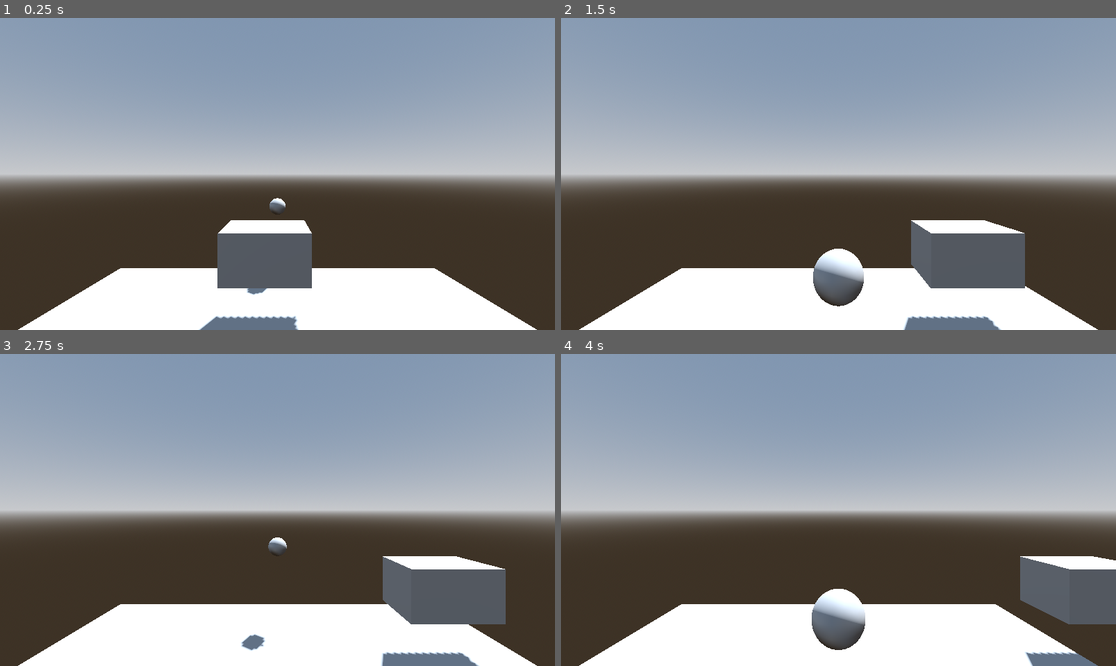
Above: before the commit, frames 1-4 (two rows, left to right).
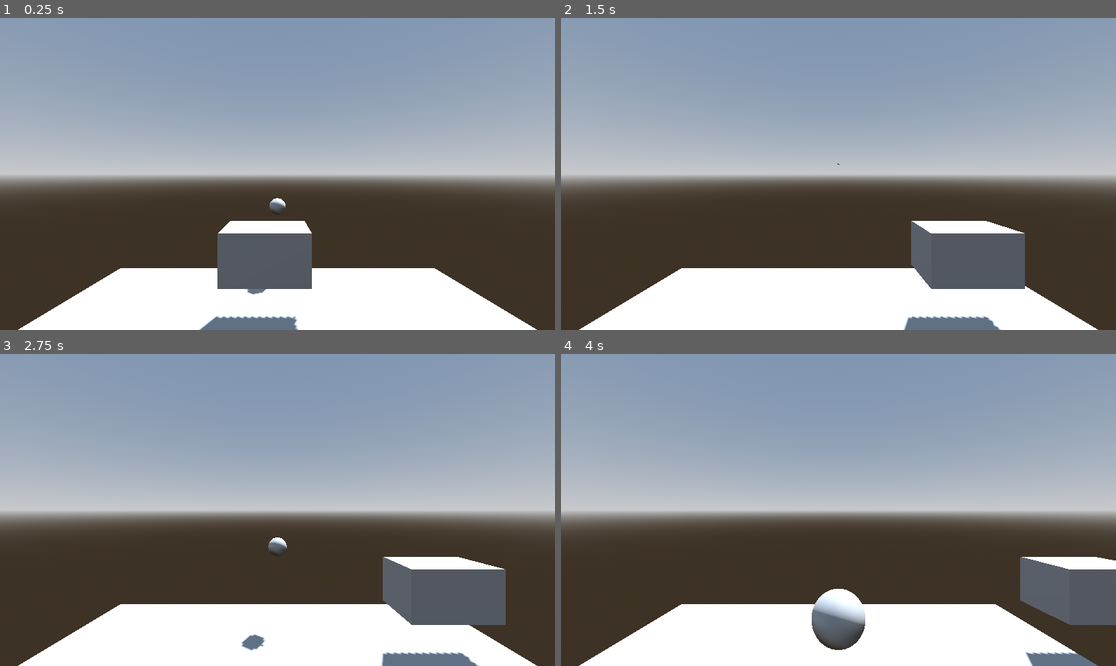
Above: after the commit, the same moments.

Repository: KapustiakT/baseball
Game: Godot game, scene res://level.tscn
The game is run twice, just before and just after one commit, with the same random seed, the same clock (stepped at 60 frames per second) and the same inputs.
Inputs (mouse positions are in pixels of both pictures, inside the frame that each line leads up to):
- Up to frame 1 (0.25 s): no input
- Up to frame 2 (1.5 s): move the mouse to (960, 158) at 0.52 s; hold D (move_right) 0.53-1.28 s; click (960, 158) at 0.6 s; move the mouse to (727, 189) at 1.27 s; hold A (move_left) from 1.28 s (still down); click (727, 189) at 1.35 s
- Up to frame 3 (2.75 s): move the mouse to (333, 441) at 2.02 s; release A (move_left) at 2.03 s; hold D (move_right) from 2.03 s (still down); right-click (333, 441) at 2.1 s; click (333, 441) at 2.3 s
- Up to frame 4 (4 s): move the mouse to (810, 572) at 2.77 s; click (810, 572) at 2.85 s; move the mouse to (1005, 556) at 3.52 s; release D (move_right) at 3.53 s; hold A (move_left) from 3.53 s (still down); click (1005, 556) at 3.6 s

The runs differ from the first frame. In frame 1, less than 0.1% of the frame differs, in the area x 39-57%, y 64-87%; in frame 2, 1.4%, in the area x 45-84%, y 46-93%; in frame 3, less than 0.1%; in frame 4, less than 0.1%.

Commit message:
swing timing
added in logic to check if the swing is early late or perfect. no physics differences yet just check print

Diff:
--- a/Ball.gd
+++ b/Ball.gd
@@ -4,6 +4,9 @@
 var bat_outside = 0
 var bat_perfect = 0
 var bat_inside = 0
+var swing_early = 0
+var swing_late = 0
+var swing_perfect = 0
 
 # Called when the node enters the scene tree for the first time.
 func _ready():
@@ -12,19 +15,51 @@
 
 # Called every frame. 'delta' is the elapsed time since the previous frame.
 func _process(_delta):
-
+#for testing is checked perfect is always checked second in full it should be checked last.
+#zones need to be big enough ball could ONLY be in perfect perfect for now zones are to small / ball to big
 	if Input.is_action_just_pressed("left_click"):
 		if bat_outside == 1:
-			axis_lock_linear_y = false
-			apply_impulse(Vector3(100, 20, -200))
+			if swing_early == 1:
+				axis_lock_linear_y = false
+				apply_impulse(Vector3(100, 20, -200))
+				print("outside bat and early")
+			elif swing_perfect == 1:
+				axis_lock_linear_y = false
+				apply_impulse(Vector3(100, 20, -200))
+				print("outside bat and perfect")
+			elif swing_late == 1:
+				axis_lock_linear_y = false
+				apply_impulse(Vector3(100, 20, -200))
+				print("outside bat and late")
+
 
 		elif bat_perfect == 1:
-			axis_lock_linear_y = false
-			apply_impulse(Vector3(0, 20, -200))
+			if swing_early == 1:
+				axis_lock_linear_y = false
+				apply_impulse(Vector3(0, 20, -200))
+				print("perfect bat and early")
+			elif swing_perfect == 1:
+				axis_lock_linear_y = false
+				apply_impulse(Vector3(0, 20, -200))
+				print("perfect and perfect")
+			elif swing_late == 1:
+				axis_lock_linear_y = false
+				apply_impulse(Vector3(0, 20, -200))
+				print("perfect bat and late")
 
 		elif bat_inside == 1:
-			axis_lock_linear_y = false
-			apply_impulse(Vector3(-100, 20, -200))
+			if swing_early == 1:
+				axis_lock_linear_y = false
+				apply_impulse(Vector3(-100, 20, -200))
+				print("inside bat and early")
+			elif swing_perfect == 1:
+				axis_lock_linear_y = false
+				apply_impulse(Vector3(-100, 20, -200))
+				print("inside and perfect")
+			elif swing_late == 1:
+				axis_lock_linear_y = false
+				apply_impulse(Vector3(-100, 20, -200))
+				print("inside bat and late")
 
 	if Input.is_action_just_pressed("right_click"):
 		_reset()
@@ -46,53 +81,60 @@
 
 
 func _on_bat_body_exited(_body):
-	print('exited')
 	bat_zone = 'out'
-	print(bat_zone)
 
 
 
 func _on_outside_body_entered(_body):
-	print('outside')
 	bat_outside = 1
-	print(bat_outside)
 
 
 func _on_perfect_body_entered(_body):
-	print('perfect')
 	bat_perfect = 1
-	print(bat_perfect)
 
 
 func _on_inside_body_entered(_body):
-	print('inside')
 	bat_inside = 1
-	print(bat_inside)
 
 
 
 
 
 func _on_bat_body_entered(_body):
-	print('in')
 	bat_zone = 'in'
-	print(bat_zone)
 
 
 func _on_outside_body_exited(_body):
 	bat_outside = 0
-	print(bat_outside)
 
 
 func _on_perfect_body_exited(_body):
 	bat_perfect = 0
-	print(bat_perfect)
 
 
 func _on_inside_body_exited(_body):
 	bat_inside = 0
-	print(bat_inside)
 
+
+func _on_early_body_entered(body):
+	swing_early = 1
+
+
+func _on_early_body_exited(body):
+	swing_early = 0
+
+func _on_late_body_entered(body):
+	swing_late = 1
+
+func _on_late_body_exited(body):
+	swing_late = 0
+
+func _on_perfect_zone_body_entered(body):
+	swing_perfect = 1
+
+
+func _on_perfect_zone_body_exited(body):
+	swing_perfect = 0
 
 func _on_pitch_clock_timeout():
 	pass # Replace with function body.
--- a/bat.tscn
+++ b/bat.tscn
@@ -3,46 +3,46 @@
 [ext_resource type="Script" path="res://bat.gd" id="1_k6qjl"]
 
 [sub_resource type="BoxShape3D" id="BoxShape3D_nfw24"]
-size = Vector3(1.63141, 1, 1)
+size = Vector3(0.969917, 1, 3.61572)
 
 [sub_resource type="BoxMesh" id="BoxMesh_33edl"]
 
 [sub_resource type="BoxShape3D" id="BoxShape3D_604ma"]
-size = Vector3(0.526489, 1, 1)
+size = Vector3(0.557755, 1, 3.61914)
 
 [sub_resource type="BoxShape3D" id="BoxShape3D_3s8vi"]
-size = Vector3(0.523438, 1, 1)
+size = Vector3(0.636169, 1, 3.61035)
 
 [sub_resource type="BoxShape3D" id="BoxShape3D_baecw"]
-size = Vector3(0.530151, 1, 1)
+size = Vector3(0.662949, 1, 3.57471)
 
 [node name="bat" type="Area3D"]
 script = ExtResource("1_k6qjl")
 
 [node name="CollisionShape3D" type="CollisionShape3D" parent="."]
-transform = Transform3D(1, 0, 0, 0, 1, 0, 0, 0, 1, -0.235186, -0.03932, 0)
+transform = Transform3D(1, 0, 0, 0, 1, 0, 0, 0, 1, -0.235186, -0.03932, -0.346191)
 shape = SubResource("BoxShape3D_nfw24")
 
 [node name="MeshInstance3D" type="MeshInstance3D" parent="."]
-transform = Transform3D(1.7, 0, 0, 0, 1, 0, 0, 0, 1, -0.229796, -0.03128, 0)
+transform = Transform3D(1.7, 0, 0, 0, 1, 0, 0, 0, 1, -0.229796, -0.0337826, 0)
 mesh = SubResource("BoxMesh_33edl")
 
 [node name="outside" type="Area3D" parent="."]
 transform = Transform3D(1, 0, 0, 0, 1, 0, 0, 0, 1, 1, 0, 0)
 
 [node name="CollisionShape3D" type="CollisionShape3D" parent="outside"]
-transform = Transform3D(1, 0, 0, 0, 1, 0, 0, 0, 1, -0.701712, 0, 0)
+transform = Transform3D(1, 0, 0, 0, 1, 0, 0, 0, 1, -0.701712, 0, -0.342285)
 shape = SubResource("BoxShape3D_604ma")
 
 [node name="perfect" type="Area3D" parent="."]
 
 [node name="CollisionShape3D" type="CollisionShape3D" parent="perfect"]
-transform = Transform3D(1, 0, 0, 0, 1, 0, 0, 0, 1, -0.238281, 0, 0)
+transform = Transform3D(1, 0, 0, 0, 1, 0, 0, 0, 1, -0.238281, 0, -0.339355)
 shape = SubResource("BoxShape3D_3s8vi")
 
 [node name="inside" type="Area3D" parent="."]
 transform = Transform3D(1, 0, 0, 0, 1, 0, 0, 0, 1, -1, 0, 0)
 
 [node name="CollisionShape3D" type="CollisionShape3D" parent="inside"]
-transform = Transform3D(1, 0, 0, 0, 1, 0, 0, 0, 1, 0.225419, 0, 0)
+transform = Transform3D(1, 0, 0, 0, 1, 0, 0, 0, 1, 0.225419, 0, -0.334473)
 shape = SubResource("BoxShape3D_baecw")
--- /dev/null
+++ b/hit_zone.tscn
@@ -0,0 +1,43 @@
+[gd_scene load_steps=6 format=3 uid="uid://hqsoacdymocr"]
+
+[ext_resource type="Script" path="res://bat.gd" id="1_e7hhb"]
+
+[sub_resource type="BoxShape3D" id="BoxShape3D_nfw24"]
+size = Vector3(0.969917, 1, 3.61572)
+
+[sub_resource type="BoxShape3D" id="BoxShape3D_604ma"]
+size = Vector3(0.557755, 1, 3.61914)
+
+[sub_resource type="BoxShape3D" id="BoxShape3D_3s8vi"]
+size = Vector3(0.636169, 1, 3.61035)
+
+[sub_resource type="BoxShape3D" id="BoxShape3D_baecw"]
+size = Vector3(0.662949, 1, 3.57471)
+
+[node name="hit_zone" type="Area3D"]
+transform = Transform3D(-4.37114e-08, 0, 1, 0, 1, 0, -1, 0, -4.37114e-08, 0, 0, 0)
+script = ExtResource("1_e7hhb")
+
+[node name="CollisionShape3D" type="CollisionShape3D" parent="."]
+transform = Transform3D(1, 0, 0, 0, 1, 0, 0, 0, 1, 0.264776, -0.03932, -0.96167)
+shape = SubResource("BoxShape3D_nfw24")
+
+[node name="early" type="Area3D" parent="."]
+transform = Transform3D(1, 0, 0, 0, 1, 0, 0, 0, 1, 1, 0, 0)
+
+[node name="CollisionShape3D" type="CollisionShape3D" parent="early"]
+transform = Transform3D(1, 0, 0, 0, 1, 0, 0, 0, 1, -0.578879, 0, -0.967285)
+shape = SubResource("BoxShape3D_604ma")
+
+[node name="perfect_zone" type="Area3D" parent="."]
+
+[node name="CollisionShape3D" type="CollisionShape3D" parent="perfect_zone"]
+transform = Transform3D(1, 0, 0, 0, 1, 0, 0, 0, 1, 0.194985, 0, -0.96582)
+shape = SubResource("BoxShape3D_3s8vi")
+
+[node name="late" type="Area3D" parent="."]
+transform = Transform3D(1, 0, 0, 0, 1, 0, 0, 0, 1, -1, 0, 0)
+
+[node name="CollisionShape3D" type="CollisionShape3D" parent="late"]
+transform = Transform3D(1, 0, 0, 0, 1, 0, 0, 0, 1, 1.03833, 0, -0.952881)
+shape = SubResource("BoxShape3D_baecw")
--- a/level.tscn
+++ b/level.tscn
@@ -1,6 +1,7 @@
-[gd_scene load_steps=8 format=3 uid="uid://chgdcxcn3bq1k"]
+[gd_scene load_steps=9 format=3 uid="uid://chgdcxcn3bq1k"]
 
 [ext_resource type="PackedScene" uid="uid://cpoyttntii3" path="res://ball.tscn" id="1_14kbc"]
+[ext_resource type="PackedScene" uid="uid://hqsoacdymocr" path="res://hit_zone.tscn" id="2_1k8d4"]
 [ext_resource type="PackedScene" uid="uid://fn7pmw4phebx" path="res://bat.tscn" id="2_qefgj"]
 
 [sub_resource type="ProceduralSkyMaterial" id="ProceduralSkyMaterial_0kx44"]
@@ -44,6 +45,22 @@
 [node name="bat" parent="." instance=ExtResource("2_qefgj")]
 transform = Transform3D(1, 0, 0, 0, 1, 0, 0, 0, 1, 0, 1.46228, -2.67094)
 
+[node name="hit_zone" parent="." instance=ExtResource("2_1k8d4")]
+transform = Transform3D(-4.37114e-08, 0, 1, 0, 1, 0, -1, 0, -4.37114e-08, 1.0044, 1.48, -3)
+visible = false
+
+[node name="CollisionShape3D" parent="hit_zone" index="0"]
+transform = Transform3D(1, 0, 0, 0, 1, 0, 0, 0, 1, -0.264196, -0.03932, -0.96167)
+
+[node name="CollisionShape3D" parent="hit_zone/early" index="0"]
+transform = Transform3D(1, 0, 0, 0, 1, 0, 0, 0, 1, -0.793298, 0, -0.967285)
+
+[node name="CollisionShape3D" parent="hit_zone/perfect_zone" index="0"]
+transform = Transform3D(1, 0, 0, 0, 1, 0, 0, 0, 1, -0.427644, 0, -0.96582)
+
+[node name="CollisionShape3D" parent="hit_zone/late" index="0"]
+transform = Transform3D(1, 0, 0, 0, 1, 0, 0, 0, 1, -0.0135069, 0, -0.952881)
+
 [node name="ball" parent="." instance=ExtResource("1_14kbc")]
 transform = Transform3D(1, 0, 0, 0, 1, 0, 0, 0, 1, 0, 2, -9.59373)
 linear_damp = 3.0
@@ -56,5 +73,12 @@
 [connection signal="body_exited" from="bat/perfect" to="ball" method="_on_perfect_body_exited"]
 [connection signal="body_entered" from="bat/inside" to="ball" method="_on_inside_body_entered"]
 [connection signal="body_exited" from="bat/inside" to="ball" method="_on_inside_body_exited"]
+[connection signal="body_entered" from="hit_zone/early" to="ball" method="_on_early_body_entered"]
+[connection signal="body_exited" from="hit_zone/early" to="ball" method="_on_early_body_exited"]
+[connection signal="body_entered" from="hit_zone/perfect_zone" to="ball" method="_on_perfect_zone_body_entered"]
+[connection signal="body_exited" from="hit_zone/perfect_zone" to="ball" method="_on_perfect_zone_body_exited"]
+[connection signal="body_entered" from="hit_zone/late" to="ball" method="_on_late_body_entered"]
+[connection signal="body_exited" from="hit_zone/late" to="ball" method="_on_late_body_exited"]
 
 [editable path="bat"]
+[editable path="hit_zone"]
